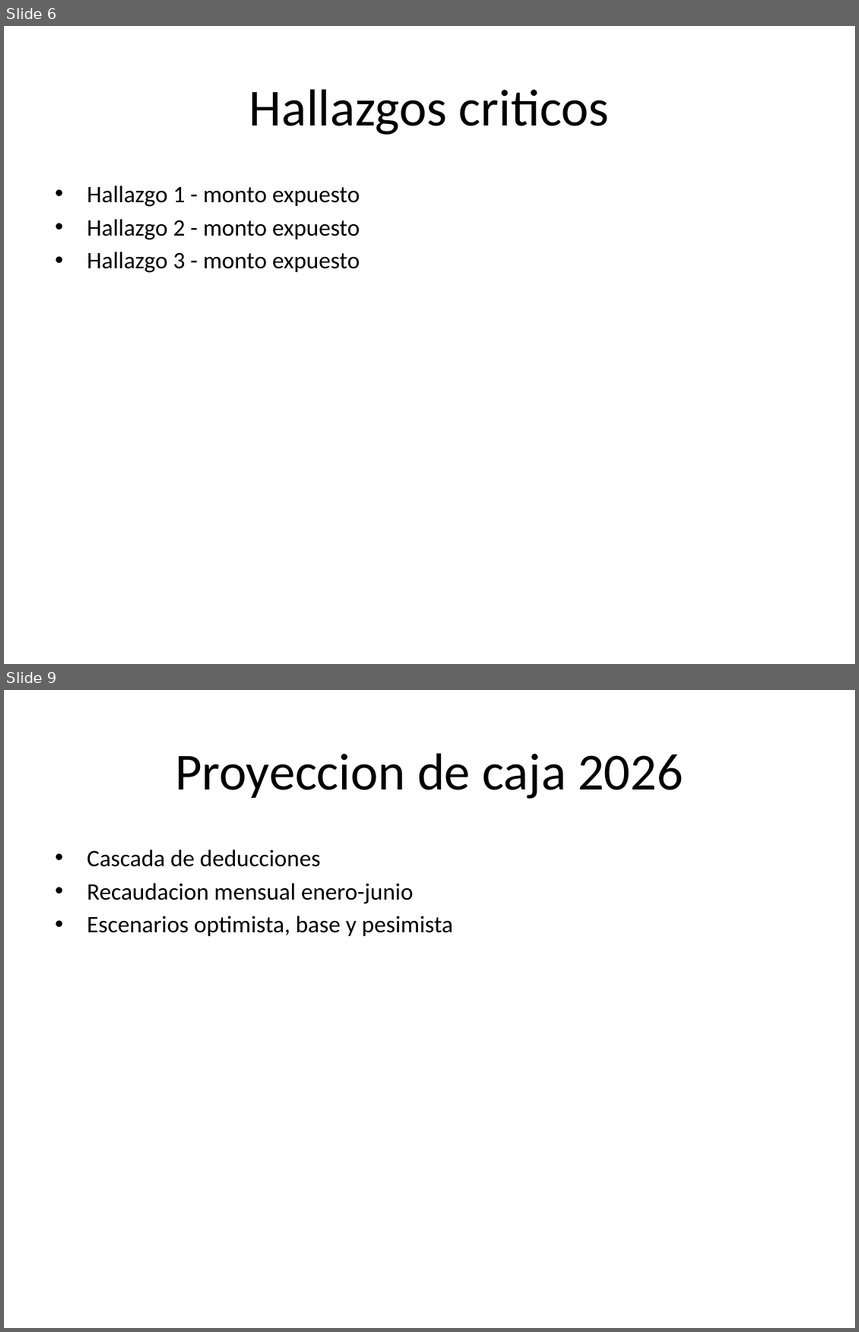
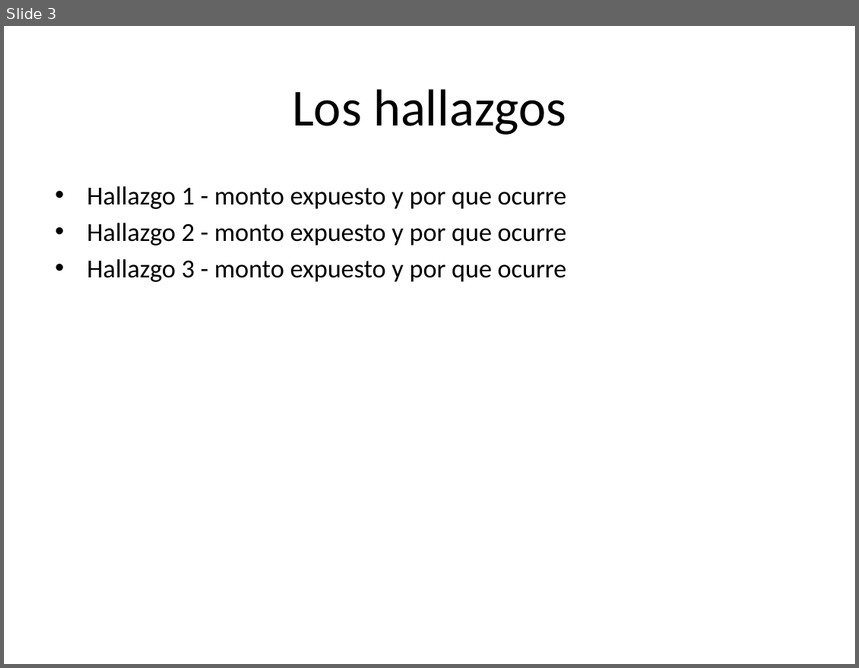
Before and after one commit to wcalcagno/hackathon-ubb-2026, a slide deck: templates/plantilla-presentacion.pptx. Shown one above the other, each under a label of ours: slides 6 and 9 before the commit, slide 3 after it; the slides between them are not shown. The pictures are 859x1332 and 859x668 pixels, drawn with LibreOffice and Linux fonts; fonts in the diff are those of the drawing. Boxes give left, top, right and bottom in pixels: in the first picture for what was removed or moved away, otherwise in the second. Text is boxed around its words. In the diff, an @@ line names an element or a change of style, - is before the commit and + after.

```diff
--- a/templates/plantilla-presentacion.pptx
+++ b/templates/plantilla-presentacion.pptx
@@ slide 9 removed at box(4, 690, 855, 1328), background #FFFFFF @@
@@ title removed at box(175, 753, 683, 799) @@
-Proyeccion de caja 2026
@@ text removed at box(87, 850, 453, 936) @@
-• Cascada de deducciones
-• Recaudacion mensual enero-junio
-• Escenarios optimista, base y pesimista
@@ what was slide 6 is now slide 3 @@
@@ slide 3 changed as well @@
@@ title at box(292, 89, 566, 135): text changed @@
-Hallazgos criticos
+Los hallazgos
@@ text at box(87, 186, 567, 282): text changed; size 20 to 22 pt @@
-• Hallazgo 1 - monto expuesto
-• Hallazgo 2 - monto expuesto
-• Hallazgo 3 - monto expuesto
+• Hallazgo 1 - monto expuesto y por que ocurre
+• Hallazgo 2 - monto expuesto y por que ocurre
+• Hallazgo 3 - monto expuesto y por que ocurre
```
Also in this commit, not shown: 1 other slide changed, 4 slides added, 9 other slides removed, 4 other files.
